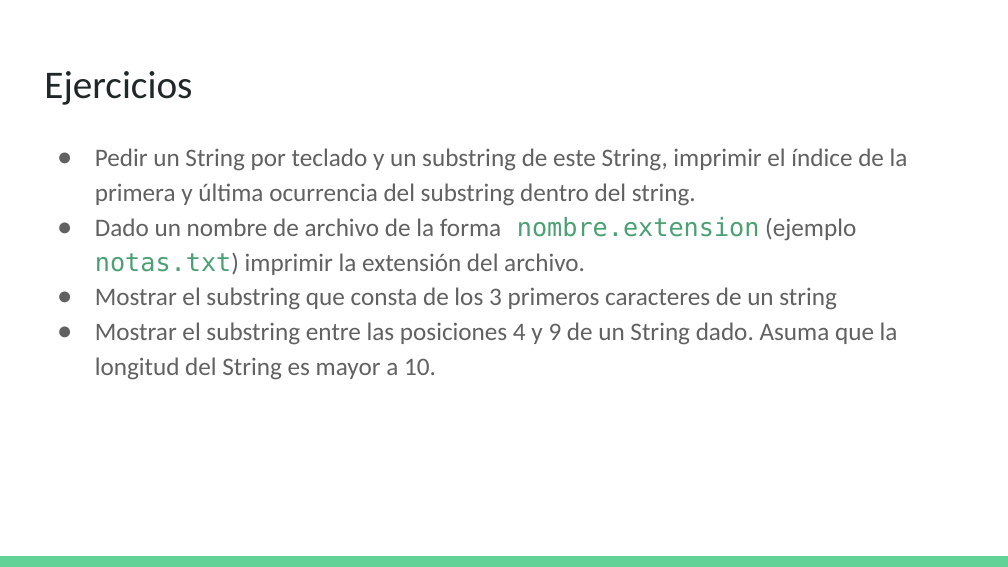
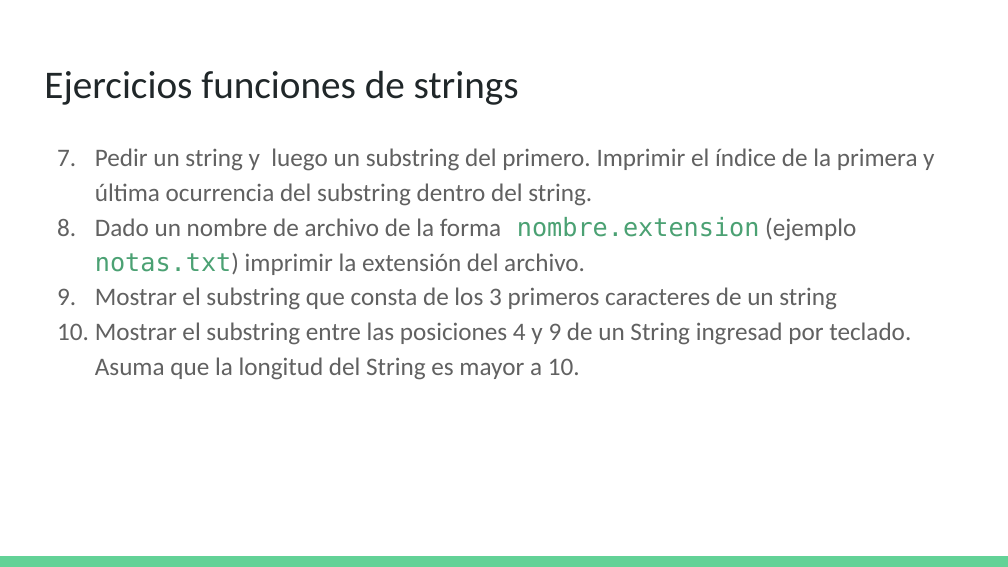
Before and after one commit to oskar-raul-dev/blindma1den-learn-java, a slide deck: slide 10 of Presentaciones PP/003-Hola Mundo - Parte 3.pptx. Drawn at 1008x567 pixels with LibreOffice and Linux fonts; fonts in the diff are those of the drawing. Boxes give left, top, right and bottom in pixels: in the first picture for what was removed or moved away, otherwise in the second. Text is boxed around its words. In the diff, an @@ line names an element or a change of style, - is before the commit and + after.

```diff
--- a/Presentaciones PP/003-Hola Mundo - Parte 3.pptx
+++ b/Presentaciones PP/003-Hola Mundo - Parte 3.pptx
@@ title at (44, 70, 519, 105): text changed @@
-Ejercicios
+Ejercicios funciones de strings
@@ text at (95, 148, 934, 206): text changed @@
-● Pedir un String por teclado y un substring de este String, imprimir el índice de la primera y última ocurrencia del substring dentro del string.
+7. Pedir un string y luego un substring del primero. Imprimir el índice de la primera y última ocurrencia del substring dentro del string.
@@ text at (95, 322, 911, 380): text changed @@
-● Mostrar el substring entre las posiciones 4 y 9 de un String dado. Asuma que la longitud del String es mayor a 10.
+10. Mostrar el substring entre las posiciones 4 y 9 de un String ingresad por teclado. Asuma que la longitud del String es mayor a 10.
```
Also in this commit, not shown: 3 other slides changed, 9 other files.
